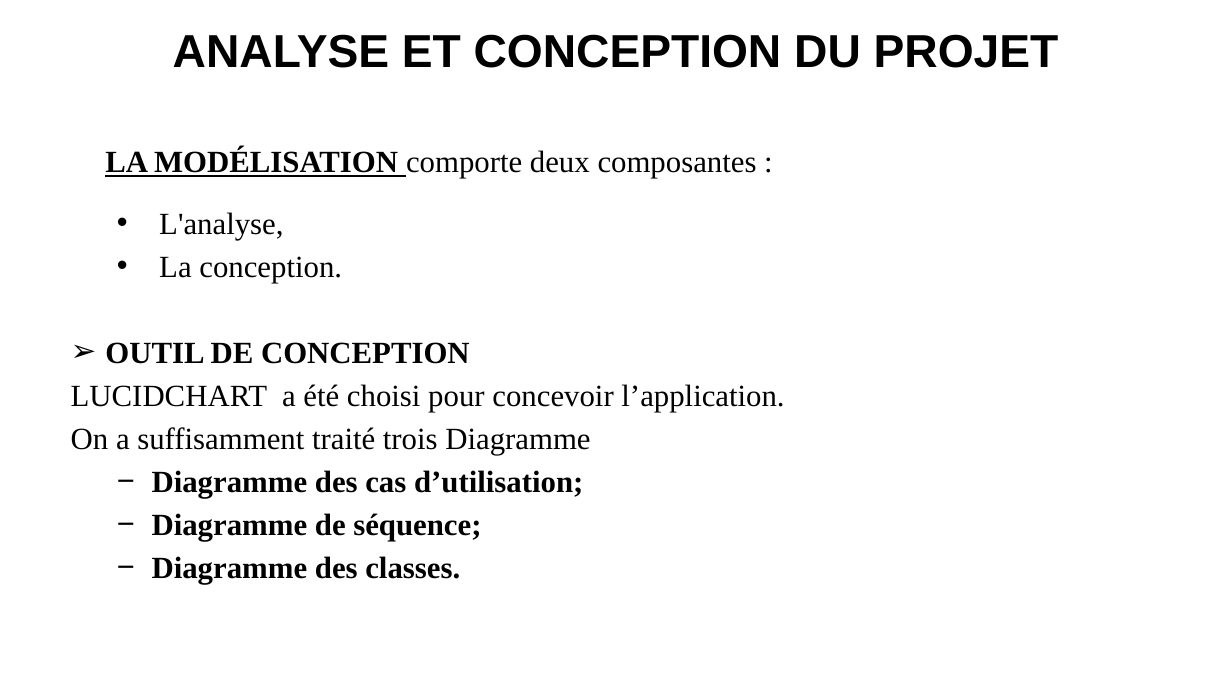
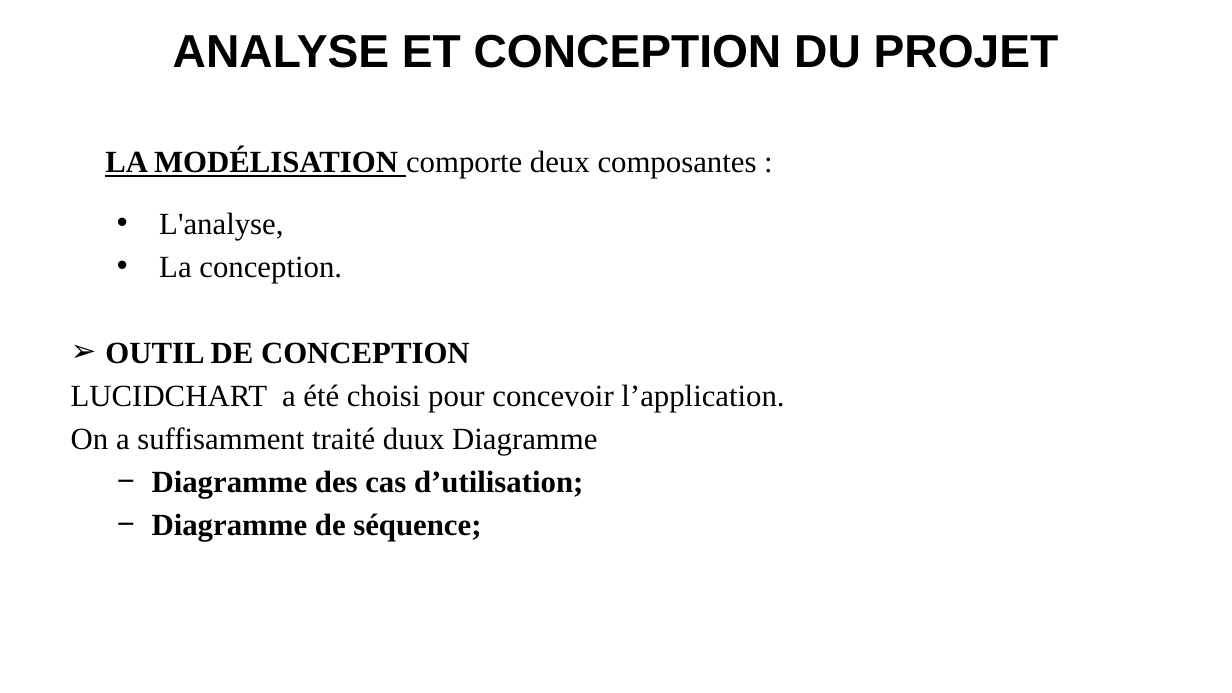
Before and after one commit to EmilieNirinasoa/Boky, a slide deck: slide 7 of MEMOIRE DE FIN DU CYCLE.pptx. Drawn at 1232x693 pixels with LibreOffice and Linux fonts; fonts in the diff are those of the drawing; background and template pictures are left out. Boxes give left, top, right and bottom in pixels: in the first picture for what was removed or moved away, otherwise in the second. Text is boxed around its words. In the diff, an @@ line names an element or a change of style, - is before the commit and + after.

```diff
--- a/MEMOIRE DE FIN DU CYCLE.pptx
+++ b/MEMOIRE DE FIN DU CYCLE.pptx
@@ text at (71, 427, 597, 455): text changed @@
-On a suffisamment traité trois Diagramme
+On a suffisamment traité duux Diagramme
@@ text at (152, 556, 460, 585): paragraph removed @@
-  − Diagramme des classes.
```
Also in this commit, not shown: 2 other slides changed, 1 slide added, 2 slides removed, 2 other files.
